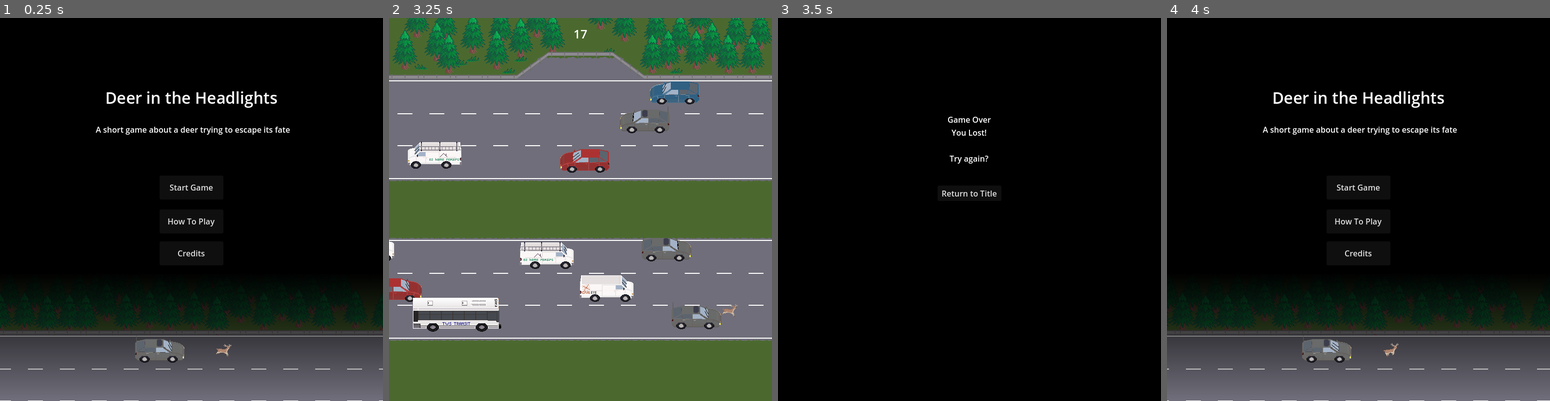
Above: before the commit, frames 1-4 (left to right).
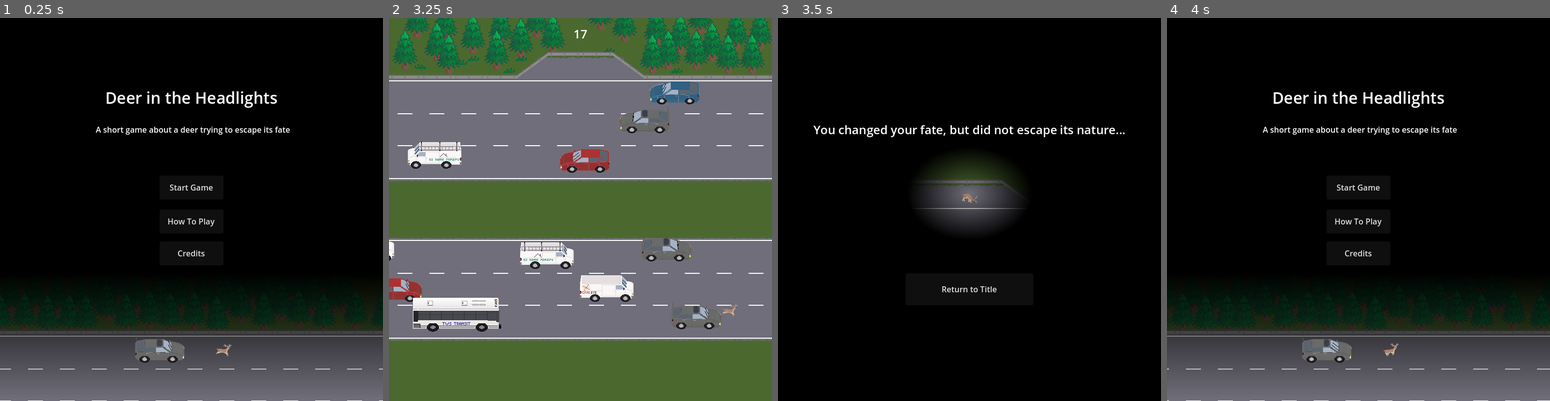
Above: after the commit, the same moments.

Repository: Pedro-T/deer-in-the-headlights
Game: Godot game, scene res://Main.tscn
Same seed, same stepped clock (60 frames per second), same inputs: the game is played once before the commit and once after it.
Inputs:
- Up to frame 1 (0.25 s): no input
- Up to frame 2 (3.25 s): click "Start Game" at 0.5 s; hold D (move_right) 1.28-2.03 s; hold S (move_down) 2.03-2.78 s; hold D (move_right) from 2.78 s (still down)
- Up to frame 3 (3.5 s): keep holding D (move_right)
- Up to frame 4 (4 s): release D (move_right) at 3.5 s; click "Return to Title" at 3.5 s

Frames 1-2 are identical in both runs. In frame 3, 4.9% of the frame differs, in the area x 9-91%, y 25-72%; in frame 4, nothing differs.

Commit message:
add game over scene for run over ending

Diff:
--- /dev/null
+++ b/deer-in-the-headlights/overlay_screens/GameOverRoadkillScreen.tscn
@@ -0,0 +1,61 @@
+[gd_scene load_steps=7 format=4 uid="uid://cwx3weprkw7xr"]
+
+[ext_resource type="Script" uid="uid://bofqwwkbjmkfh" path="res://overlay_screens/game_over_roadkill_screen.gd" id="1_5hpom"]
+[ext_resource type="TileSet" uid="uid://c4yumyregri21" path="res://stage/tiles/stage_tiles.tres" id="2_nxefn"]
+[ext_resource type="Texture2D" uid="uid://bbht70ggc2q5r" path="res://player/sprite/deer_dead.png" id="3_1j6rp"]
+
+[sub_resource type="Gradient" id="Gradient_83s5h"]
+colors = PackedColorArray(0, 0, 0, 0, 0, 0, 0, 1)
+
+[sub_resource type="GradientTexture2D" id="GradientTexture2D_0kfv3"]
+gradient = SubResource("Gradient_83s5h")
+fill = 1
+fill_from = Vector2(0.5, 0.5)
+fill_to = Vector2(0.8418803, 0.13675214)
+
+[sub_resource type="LabelSettings" id="LabelSettings_5hpom"]
+font_size = 24
+
+[node name="GameOverRoadkillScreen" type="Node2D"]
+script = ExtResource("1_5hpom")
+
+[node name="ColorRect" type="ColorRect" parent="."]
+offset_right = 768.0
+offset_bottom = 768.0
+color = Color(0, 0, 0, 1)
+
+[node name="Ground" type="TileMapLayer" parent="."]
+tile_map_data = PackedByteArray("AAAEAAUAAAABAAAAAAAFAAUAAAABAAAAAAAGAAUAAAABAAAAAAAHAAUAAAACAAEAAAAEAAYAAAAAAAEAAAAFAAYAAAAAAAEAAAAGAAYAAAAAAAEAAAAHAAYAAAAAAAEAAAAEAAQAAAAAAAIAAAAFAAQAAAAAAAIAAAAGAAQAAAAAAAIAAAAHAAQAAAAAAAIAAAA=")
+tile_set = ExtResource("2_nxefn")
+
+[node name="Detail" type="TileMapLayer" parent="."]
+tile_map_data = PackedByteArray("AAAEAAUAAAACAAAAAAAFAAUAAAACAAAAAAAGAAUAAAACAAAAAAAHAAUAAAADAAAAAAA=")
+tile_set = ExtResource("2_nxefn")
+
+[node name="DeerDead" type="Sprite2D" parent="."]
+position = Vector2(384, 360)
+texture = ExtResource("3_1j6rp")
+
+[node name="ColorRect3" type="TextureRect" parent="."]
+offset_left = 256.0
+offset_top = 256.0
+offset_right = 512.0
+offset_bottom = 448.0
+texture = SubResource("GradientTexture2D_0kfv3")
+
+[node name="Label" type="Label" parent="."]
+offset_left = 64.0
+offset_top = 192.0
+offset_right = 704.0
+offset_bottom = 256.0
+text = "You changed your fate, but did not escape its nature..."
+label_settings = SubResource("LabelSettings_5hpom")
+horizontal_alignment = 1
+vertical_alignment = 1
+
+[node name="TitleButton" type="Button" parent="."]
+offset_left = 256.0
+offset_top = 512.0
+offset_right = 512.0
+offset_bottom = 576.0
+text = "Return to Title"
--- /dev/null
+++ b/deer-in-the-headlights/overlay_screens/game_over_roadkill_screen.gd
@@ -0,0 +1,3 @@
+extends Node2D
+
+@onready var title_button: Button = $TitleButton
--- a/deer-in-the-headlights/overlay_screens/screens.gd
+++ b/deer-in-the-headlights/overlay_screens/screens.gd
@@ -2,6 +2,7 @@
 
 var title_scene: PackedScene = preload("res://overlay_screens/TitleScreen.tscn")
 var game_over_success_scene: PackedScene = preload("res://overlay_screens/GameOverScreenSuccess.tscn")
+var game_over_runover_scene: PackedScene = preload("res://overlay_screens/GameOverRoadkillScreen.tscn")
 var game_over_placeholder: PackedScene = preload("res://overlay_screens/GameOverScreen.tscn")
 
 func show_game_over(ending: GameManager.GameEnding) -> void:
@@ -10,7 +11,7 @@
         GameManager.GameEnding.ESCAPED:
             screen = game_over_success_scene.instantiate()
         GameManager.GameEnding.RUN_OVER:
-            screen = game_over_placeholder.instantiate()
+            screen = game_over_runover_scene.instantiate()
         GameManager.GameEnding.SHOT:
             screen = game_over_placeholder.instantiate()
     add_child(screen)
Not shown, added: deer-in-the-headlights/overlay_screens/game_over_roadkill_screen.gd.uid
Binary file added: deer-in-the-headlights/player/sprite/deer_dead.png
